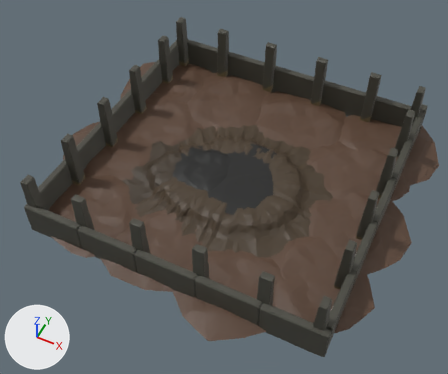
One commit to the OBJ model resources/models/Game_Map.obj: the scene before it, then after it.
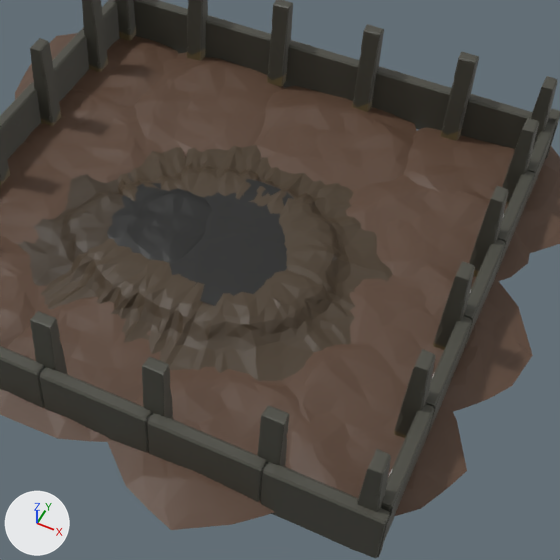
Each version is shown whole from a camera (50 mm lens) standing at (17.7, -24.2, 39.2) and looking at (2.2, 6.7, 0.5), then close up on the part from 25% to 95% of the width and 12% to 96% of the height. Lighting does not change. The marker at lower left points along +X, +Y and +Z. Where no turn or scale is listed for an object, it has been applied to the vertices. Vertices at the same position are counted once.

Names of what the first close-up shows: 'SM_Prop_Wall_Quarantine_Top_01.001_Mesh.024'.
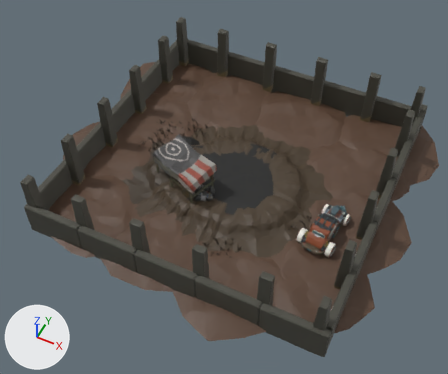
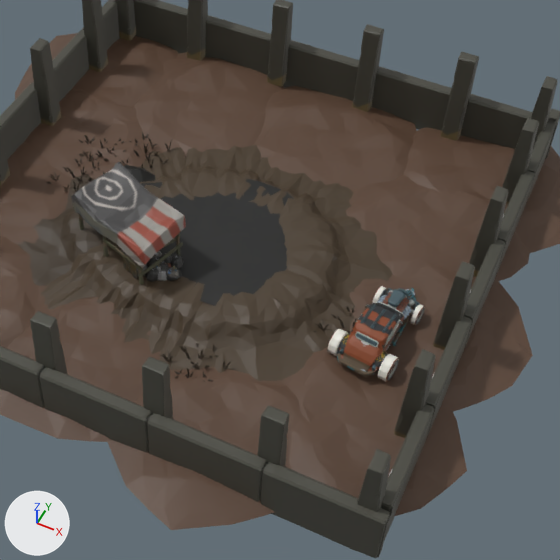
Edits to the bpy script that builds the scene:
```text
Change me_sm_prop_wall_quarantine_top_01_001_mesh_024:
    remove me_sm_prop_wall_quarantine_top_01_001_mesh_024.from_pydata(...)  # 5730 vertices, 8645 faces; spans x -13.4..17.7, y -6.1..22.6, z -0.7..5.1
    add me_sm_prop_wall_quarantine_top_01_001_mesh_024.from_pydata(...)  # 15819 vertices, 19989 faces; spans x -13.4..17.7, y -6.1..22.6, z -1.7..5.1
    me_sm_prop_wall_quarantine_top_01_001_mesh_024 part 1: 1 vertex moved within x -0.7, y 9.4, z 1.1; 89 vertices removed from x -2.2..3.8, y 4.9..9.6, z 0.9..1.2; 10178 vertices added at x -7.2..12.7, y 0.1..13.5, z -1.7..4.0
    add me_sm_prop_wall_quarantine_top_01_001_mesh_024.materials.append(mat_lambert35)  # picture img_polygonapocalypse_veh_texture_02_mud_png
    add me_sm_prop_wall_quarantine_top_01_001_mesh_024.materials.append(mat_lambert1_003)  # picture img_polygonapocalypse_texture_01_a_png
    add me_sm_prop_wall_quarantine_top_01_001_mesh_024.materials.append(mat_lambert431)  # picture img_polygonapocalypse_texture_01_a_png
    add me_sm_prop_wall_quarantine_top_01_001_mesh_024.materials.append(mat_lambert1_006)  # picture img_polygonapocalypse_texture_01_a_png
    add me_sm_prop_wall_quarantine_top_01_001_mesh_024.materials.append(mat_lambert1_008)  # picture img_polygonapocalypse_texture_01_a_png
    add me_sm_prop_wall_quarantine_top_01_001_mesh_024.materials.append(mat_lambert1_007)  # picture img_polygonapocalypse_texture_01_a_png
    add me_sm_prop_wall_quarantine_top_01_001_mesh_024.materials.append(mat_lambert921)  # picture img_polygonapocalypse_texture_01_a_png
    add me_sm_prop_wall_quarantine_top_01_001_mesh_024.materials.append(mat_lambert2)  # picture img_polygonapocalypse_texture_01_a_png
    add me_sm_prop_wall_quarantine_top_01_001_mesh_024.materials.append(mat_lambert1_010)  # picture img_polygonapocalypse_texture_01_a_png
```

Pixel boxes [x1, y1, x2, y2] of what changed, in the close-ups (560 x 560 px):
part 1 of me_sm_prop_wall_quarantine_top_01_001_mesh_024, built on: before [107, 180, 213, 300]; after [46, 132, 425, 382]
